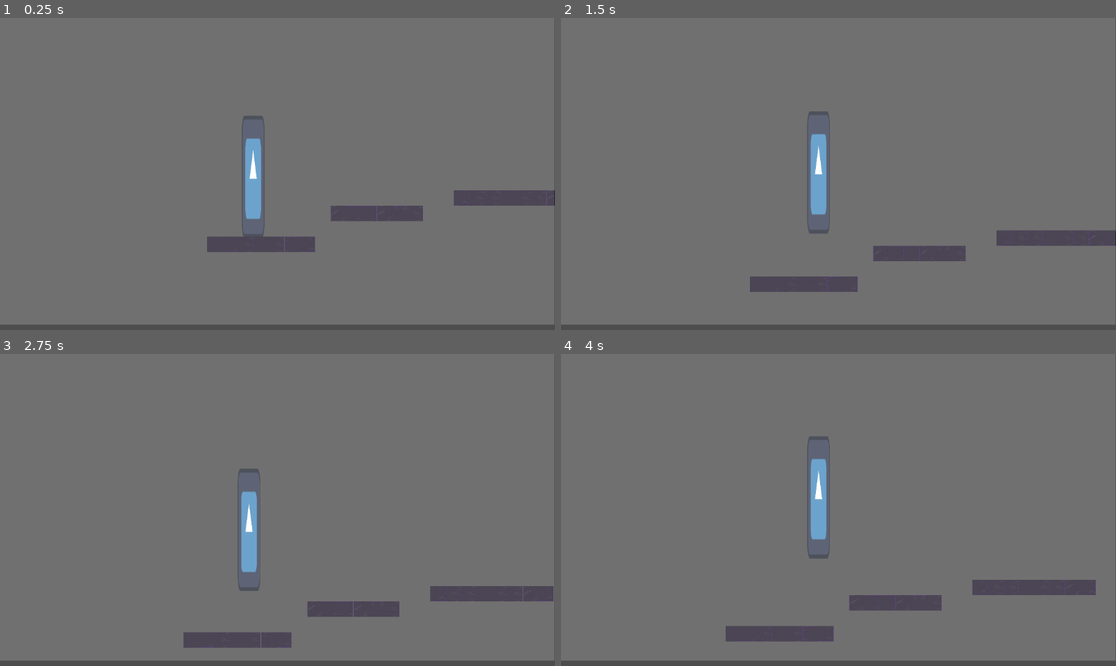
Above: before the commit, frames 1-4 (two rows, left to right).
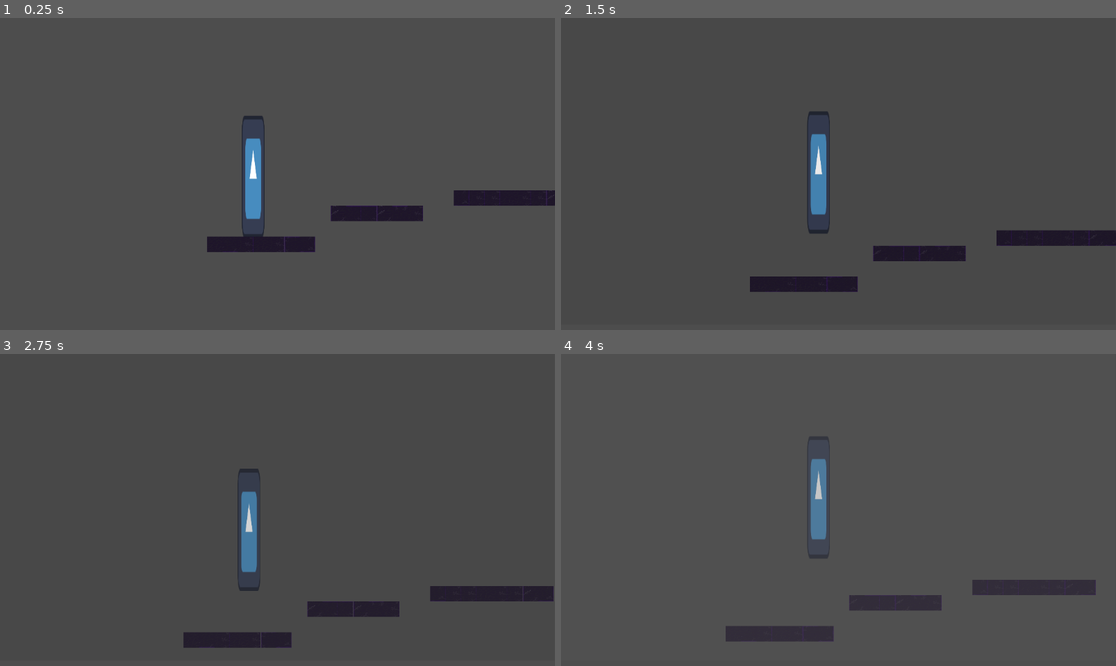
Above: after the commit, the same moments.

Repository: theconmen/lettherebelight
Game: Godot game, scene res://main.tscn
The game is run twice, just before and just after one commit, with the same random seed, the same clock (stepped at 60 frames per second) and the same inputs. The engine's default icon, where the game draws it, is replaced by a stand-in: a white triangle on a blue panel in a dark square.
Inputs:
- Up to frame 1 (0.25 s): no input
- Up to frame 2 (1.5 s): tap Enter at 0.5 s; hold D (move_right) from 0.53 s (still down); tap Space (jump) at 0.77 s
- Up to frame 3 (2.75 s): tap Space (jump) at 1.52 s; release D (move_right) at 2.03 s; hold A (move_left) from 2.03 s (still down)
- Up to frame 4 (4 s): release A (move_left) at 2.78 s; hold D (move_right) from 2.78 s (still down); tap Space (jump) at 3.02, 3.77 s

The runs differ from the first frame. In frame 1, 98% of the frame differs, in the area x 0-100%, y 0-99%; in frame 2, 98%; in frame 3, 98%; in frame 4, 98%.
Error before the commit: Invalid access to property or key 'velocity' on a base object of type 'GDScript'. (res://Scripts/Autoloads/lightdarkmanager.gd:13)

Commit message:
Basic light growing mechanic implementation
Based on how often the player is moving a counter updates every frame. That counter is passed a variable that gets multiplied by the shader color each frame.

Diff:
--- a/Player/Movement/player.gd
+++ b/Player/Movement/player.gd
@@ -2,7 +2,7 @@
 
 class_name Player
 
-var direction: int
+var direction: float
 const PLAYER_SPEED: float = 100.0
 const PLAYER_ACC: float = 25.0
 const PLAYER_JUMP: float = -600.0
@@ -11,7 +11,7 @@
 
 # Called when the node enters the scene tree for the first time.
 func _ready() -> void:
-	pass # Replace with function body.
+	Lightdarkmanager.player = self
 
 
 # Called every frame. 'delta' is the elapsed time since the previous frame.
--- a/Scripts/Autoloads/lightdarkmanager.gd
+++ b/Scripts/Autoloads/lightdarkmanager.gd
@@ -4,16 +4,24 @@
 
 var counter: float
 var paused: bool
+var player: Player
+var light_layer_material: Material
+@export var counter_controller: float = 10.0
+@export var counter_maximum: float = 2.0
+@export var counter_minimum: float = 0.0
 
 func _init() -> void:
 	counter = 0
 
 func _process(delta: float) -> void:
 	if not paused:
-		if abs(Player.velocity) >= 0.1:
-			counter += 1 * delta
-		if abs(Player.velocity) == 0.0:
-			counter -= 1 * delta
+		if counter < counter_maximum:
+			if abs(player.velocity.x) >= 0.1:
+				counter += (1 * delta)/counter_controller
+		if counter > counter_minimum:
+			if abs(player.velocity.x) == 0.0:
+				counter -=  (1 * delta)/counter_controller
+		light_layer_material.set_shader_parameter('brightness', counter)
 
 
 func reset_counter():
--- /dev/null
+++ b/light_dark.gd
@@ -0,0 +1,13 @@
+extends CanvasLayer
+
+class_name LightDarkLayer
+
+
+# Called when the node enters the scene tree for the first time.
+func _ready() -> void:
+	Lightdarkmanager.light_layer_material = $ColorRect.material
+
+
+# Called every frame. 'delta' is the elapsed time since the previous frame.
+func _process(delta: float) -> void:
+	pass
--- a/lightdark.gdshader
+++ b/lightdark.gdshader
@@ -1,7 +1,9 @@
 shader_type canvas_item;
 
+uniform float brightness;
 
 void fragment() {
 	vec4 input_color = texture(TEXTURE, UV);
-	COLOR.a = 0.2;
+	input_color.rgba *= brightness;
+	COLOR = input_color;
 }
--- a/main.tscn
+++ b/main.tscn
@@ -1,15 +1,17 @@
-[gd_scene load_steps=5 format=3 uid="uid://bh27pq14uc411"]
+[gd_scene load_steps=6 format=3 uid="uid://bh27pq14uc411"]
 
 [ext_resource type="PackedScene" uid="uid://cjxjd354y723c" path="res://Player/player.tscn" id="1_0xm2m"]
 [ext_resource type="PackedScene" uid="uid://du3cug6aw0oag" path="res://Levels/base_tile_map.tscn" id="1_ig7tw"]
+[ext_resource type="Script" uid="uid://lyxjbyeg7r3t" path="res://light_dark.gd" id="3_1bvp3"]
 [ext_resource type="Shader" uid="uid://df1216hjwsp4k" path="res://lightdark.gdshader" id="3_h2yge"]
 
 [sub_resource type="ShaderMaterial" id="ShaderMaterial_1bvp3"]
 shader = ExtResource("3_h2yge")
+shader_parameter/brightness = 0.0
 
 [node name="Main" type="Node2D"]
 
-[node name="Player" parent="." instance=ExtResource("1_0xm2m")]
+[node name="Player" parent="." groups=["Player"] instance=ExtResource("1_0xm2m")]
 position = Vector2(192, 125)
 
 [node name="ActiveLevel" type="Node2D" parent="."]
@@ -17,8 +19,10 @@
 [node name="BaseTileMap" parent="ActiveLevel" instance=ExtResource("1_ig7tw")]
 
 [node name="LightDark" type="CanvasLayer" parent="."]
+script = ExtResource("3_1bvp3")
 
 [node name="ColorRect" type="ColorRect" parent="LightDark"]
 material = SubResource("ShaderMaterial_1bvp3")
 offset_right = 1151.0
 offset_bottom = 637.0
+color = Color(0.65834, 0.65834, 0.65834, 1)
--- a/project.godot
+++ b/project.godot
@@ -18,6 +18,10 @@
 [autoload]
 
 Lightdarkmanager="*res://Scripts/Autoloads/lightdarkmanager.gd"
+
+[global_group]
+
+Player=""
 
 [input]
 
Not shown, added: light_dark.gd.uid
